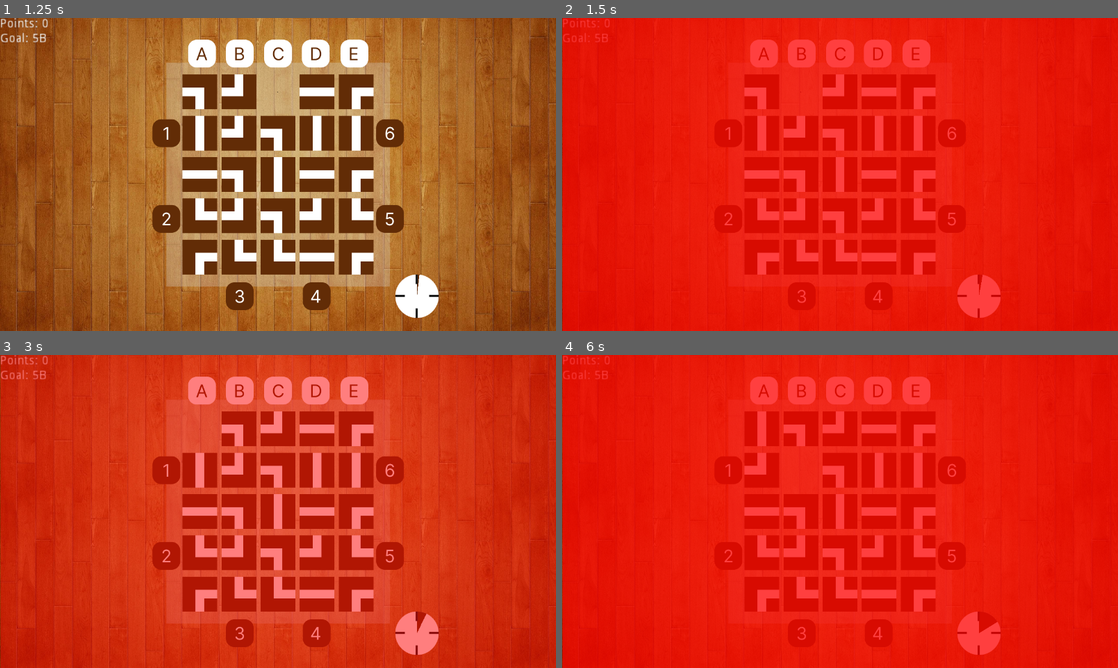
Above: before the commit, frames 1-4 (two rows, left to right).
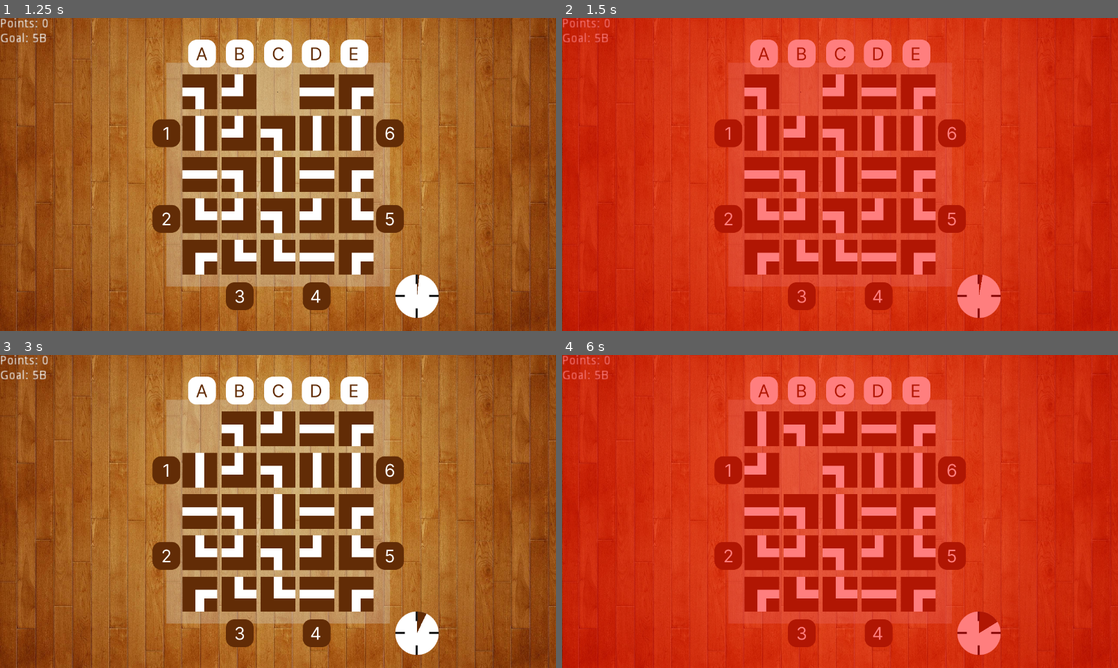
Above: after the commit, the same moments.

Repository: johnzheng0/448_Project
Game: Godot game, scene res://Scenes/MainMenu.tscn
Two runs of this game, one before a commit and one after it. Both use one fixed random seed, a clock stepped at 60 frames per second and the inputs below.
Inputs (mouse positions are in pixels of both pictures, inside the frame that each line leads up to):
- Up to frame 1 (1.25 s): click (100, 165) at 0.5 s
- Up to frame 2 (1.5 s): tap Enter (p2_accept) at 1.25 s; hold D (p1_right) from 1.28 s (still down); tap Space (p1_accept) at 1.35 s
- Up to frame 3 (3 s): tap Enter (p2_accept) at 2, 2.1 s; release D (p1_right) at 2.03 s; hold S (p1_down) 2.03-2.78 s; tap Space (p1_accept) at 2.75 s; hold D (p1_right) from 2.78 s (still down); tap Down (p2_down) at 2.85 s
- Up to frame 4 (6 s): tap Enter (p2_accept) at 3.5, 5.75 s; release D (p1_right) at 3.53 s; hold W (p1_up) 3.53-4.28 s; tap Left (p2_left) at 3.6 s; tap Space (p1_accept) at 4.25, 5.85 s; hold A (p1_left) 4.28-5.78 s; tap Right (p2_right) at 4.35 s; tap Up (p2_up) at 5.1 s; hold S (p1_down) from 5.78 s (still down)

Frame 1 is identical in both runs. In frame 2, 85% of the frame differs, in the area x 0-100%, y 0-100%; in frame 3, 100%; in frame 4, 85%.

Commit message:
fixed a bug concerning the level grid

Diff:
--- a/Cuadrado/Scripts/Board.gd
+++ b/Cuadrado/Scripts/Board.gd
@@ -106,7 +106,7 @@
 #		if(n != get_node(".").get_child(0) && n != get_node(".").get_child(1) && n != get_node(".").get_child(2)):
 #			get_node(".").remove_child(n)
 #			n.queue_free()
-	for n in range (0,get_node(".").get_child_count()-1):
+	for n in range (0,get_node(".").get_child_count()):
 		var removedNode = self.get_child(0)
 		get_node(".").remove_child(removedNode)
 		removedNode.queue_free()
--- a/Cuadrado/Scripts/GameTimeAttack.gd
+++ b/Cuadrado/Scripts/GameTimeAttack.gd
@@ -163,7 +163,7 @@
 #		if(n != get_node(".").get_child(0) && n != get_node(".").get_child(1) && n != get_node(".").get_child(2)):
 #			get_node(".").remove_child(n)
 #			n.queue_free()
-	for n in range (2,get_node(".").get_child_count()-1):
+	for n in range (2,get_node(".").get_child_count()):
 		var removedNode = self.get_child(2)
 		get_node(".").remove_child(removedNode)
 		removedNode.queue_free()
